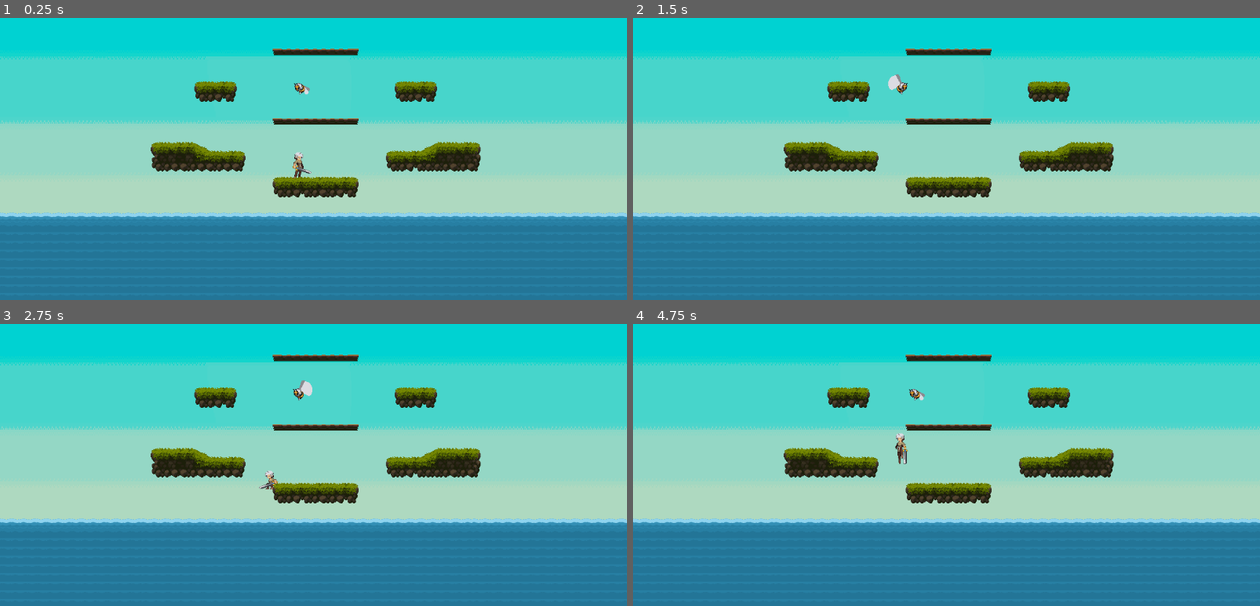
Above: before the commit, frames 1-4 (two rows, left to right).
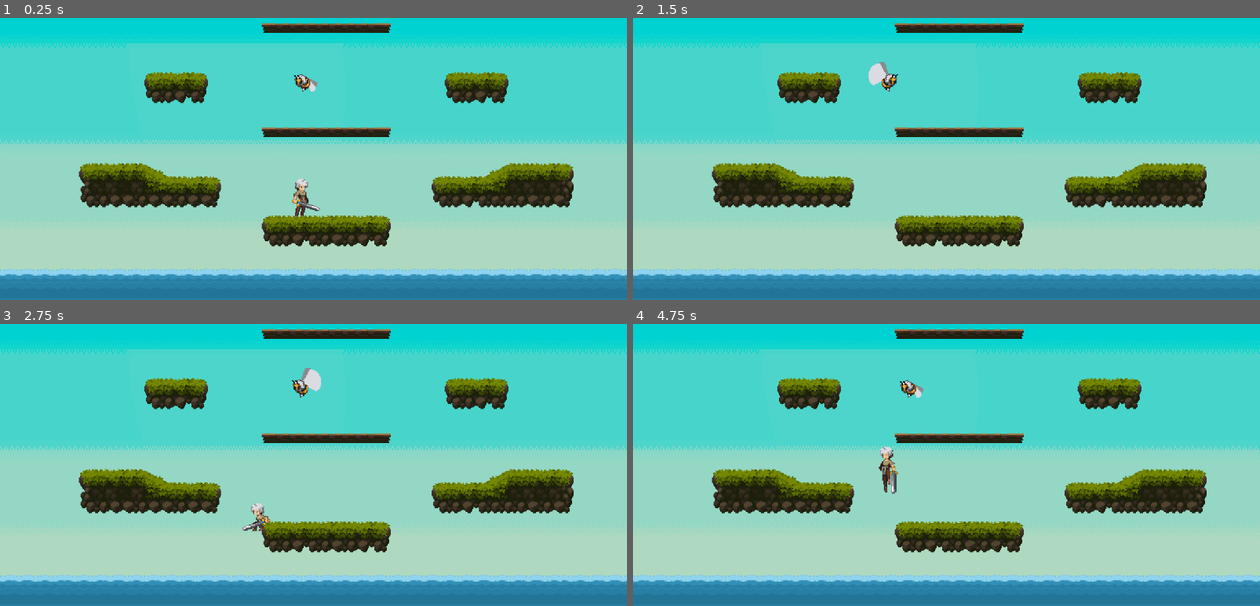
Above: after the commit, the same moments.

Repository: NielsVanheertum-BA/EindprojectProjectManagement
Game: Godot game, scene res://Scenes/game.tscn
The game is run twice, just before and just after one commit, with the same random seed, the same clock (stepped at 60 frames per second) and the same inputs.
Inputs:
- Up to frame 1 (0.25 s): no input
- Up to frame 2 (1.5 s): hold D (right) from 0.53 s (still down); tap Space (jump) at 0.77 s
- Up to frame 3 (2.75 s): tap Space (jump) at 1.52 s; release D (right) at 2.03 s; hold A (left) from 2.03 s (still down)
- Up to frame 4 (4.75 s): release A (left) at 2.78 s; hold D (right) 2.78-4.28 s; tap Space (jump) at 3.02, 3.77, 4.52 s; hold A (left) from 4.28 s (still down)

The runs differ from the first frame. In frame 1, 54% of the frame differs, in the area x 0-100%, y 1-93%; in frame 2, 55%; in frame 3, 55%; in frame 4, 55%.

Commit message:
vooruitging in monster en death animatie

Diff:
--- /dev/null
+++ b/eindproject/GlobalVariables.gd
@@ -0,0 +1,3 @@
+extends Node
+
+var playerHealth = 100
--- /dev/null
+++ b/eindproject/Scenes/OnTouchSmallBee.gd
@@ -0,0 +1,15 @@
+extends Area2D
+
+@onready  var timer = $Timer
+
+
+func _on_body_entered(body: Node2D) -> void:
+	GlobalVariables.playerHealth -= 25
+	print("-10 health")
+	print(GlobalVariables.playerHealth)
+	if GlobalVariables.playerHealth == 0:
+		Engine.time_scale = 0.5
+		timer.start()
+func _on_timer_timeout() -> void:
+	Engine.time_scale = 1
+	get_tree().change_scene_to_file("res://Scenes/game.tscn")
--- a/eindproject/Scenes/SmallBee.tscn
+++ b/eindproject/Scenes/SmallBee.tscn
@@ -2,7 +2,7 @@
 
 [ext_resource type="Script" uid="uid://mvg554ffhqv8" path="res://Scripts/small_bee.gd" id="1_i4jjc"]
 [ext_resource type="Texture2D" uid="uid://dv8yo1dmppf5f" path="res://Legacy-Fantasy - High Forest 2.3/Mob/Small Bee/Fly/Fly-Sheet.png" id="1_kyfcm"]
-[ext_resource type="PackedScene" uid="uid://cc28t4squowbb" path="res://Scenes/killzone.tscn" id="2_a4kq6"]
+[ext_resource type="Script" uid="uid://bk7kiy0ltdv64" path="res://Scenes/OnTouchSmallBee.gd" id="3_i4jjc"]
 
 [sub_resource type="AtlasTexture" id="AtlasTexture_a4kq6"]
 atlas = ExtResource("1_kyfcm")
@@ -40,8 +40,8 @@
 "speed": 10.0
 }]
 
-[sub_resource type="CircleShape2D" id="CircleShape2D_htpuf"]
-radius = 9.0
+[sub_resource type="CircleShape2D" id="CircleShape2D_bxvg7"]
+radius = 7.0
 
 [node name="Small Bee" type="Node2D"]
 script = ExtResource("1_i4jjc")
@@ -53,12 +53,6 @@
 autoplay = "Fly"
 frame_progress = 0.49430043
 
-[node name="Killzone" parent="AnimatedSprite2D" instance=ExtResource("2_a4kq6")]
-
-[node name="CollisionShape2D" type="CollisionShape2D" parent="AnimatedSprite2D/Killzone"]
-position = Vector2(0, -1)
-shape = SubResource("CircleShape2D_htpuf")
-
 [node name="RayCastRight" type="RayCast2D" parent="."]
 position = Vector2(1, -32)
 target_position = Vector2(25, 0)
@@ -66,3 +60,18 @@
 [node name="RayCastLeft" type="RayCast2D" parent="."]
 position = Vector2(1, -32)
 target_position = Vector2(-25, 0)
+
+[node name="Hitbox" type="Area2D" parent="."]
+script = ExtResource("3_i4jjc")
+
+[node name="CollisionShape2D" type="CollisionShape2D" parent="Hitbox"]
+position = Vector2(0, -32)
+shape = SubResource("CircleShape2D_bxvg7")
+
+[node name="Timer" type="Timer" parent="Hitbox"]
+one_shot = true
+
+[connection signal="body_entered" from="Hitbox" to="." method="_on_hitbox_body_entered"]
+[connection signal="body_entered" from="Hitbox" to="Hitbox" method="_on_body_entered"]
+[connection signal="timeout" from="Hitbox/Timer" to="." method="_on_timer_timeout"]
+[connection signal="timeout" from="Hitbox/Timer" to="Hitbox" method="_on_timer_timeout"]
--- a/eindproject/Scenes/game.tscn
+++ b/eindproject/Scenes/game.tscn
@@ -597,14 +597,11 @@
 [node name="Game" type="Node2D"]
 
 [node name="Background" type="Sprite2D" parent="."]
-position = Vector2(56, -124)
+position = Vector2(13, -113)
 scale = Vector2(1.7663158, 2.8125)
 texture = ExtResource("1_3dryh")
 
 [node name="Player" parent="." instance=ExtResource("1_ebmjs")]
-
-[node name="Camera2D" type="Camera2D" parent="."]
-position = Vector2(28, -103)
 
 [node name="TileMap" type="TileMap" parent="."]
 tile_set = SubResource("TileSet_ebmjs")
@@ -621,3 +618,9 @@
 
 [node name="SmallBee" parent="." instance=ExtResource("5_wowpa")]
 position = Vector2(28, -138)
+
+[node name="Camera2D" type="Camera2D" parent="."]
+position = Vector2(16.000002, -118)
+rotation = -3.1415925
+scale = Vector2(1.1300658, -0.32000077)
+zoom = Vector2(1.5, 1.5)
--- a/eindproject/Scenes/player.tscn
+++ b/eindproject/Scenes/player.tscn
@@ -284,9 +284,9 @@
 [node name="AnimatedSprite2D" type="AnimatedSprite2D" parent="."]
 position = Vector2(0, -24)
 sprite_frames = SubResource("SpriteFrames_x3wgy")
-animation = &"idle"
+animation = &"death"
 autoplay = "idle"
-frame_progress = 0.88451695
+frame_progress = 0.045485914
 
 [node name="CollisionShape2D" type="CollisionShape2D" parent="."]
 position = Vector2(0, -23)
--- a/eindproject/Scripts/player.gd
+++ b/eindproject/Scripts/player.gd
@@ -4,9 +4,17 @@
 const SPEED = 200.0
 const JUMP_VELOCITY = -400.0
 
+
 @onready var animated_sprite: AnimatedSprite2D = $AnimatedSprite2D
 
+func _process(delta: float) -> void:
+	if GlobalVariables.playerHealth == 0:
+		GlobalVariables.playerHealth = 100
+		print("You died")
+		animated_sprite.play("death")
+
 func _physics_process(delta: float) -> void:
+
 	# Add the gravity.
 	if not is_on_floor():
 		velocity += get_gravity() * delta
@@ -33,9 +41,6 @@
 	else:
 		animated_sprite.play("jump")
 
-
-
-
 	# Apply movement
 	if direction:
 		velocity.x = direction * SPEED
--- a/eindproject/project.godot
+++ b/eindproject/project.godot
@@ -14,6 +14,10 @@
 run/main_scene="uid://bhxq6dv5suolq"
 config/features=PackedStringArray("4.5", "Forward Plus")
 config/icon="res://icon.svg"
+
+[autoload]
+
+GlobalVariables="*res://GlobalVariables.gd"
 
 [input]
 
Not shown, added: eindproject/GlobalVariables.gd.uid
Not shown, added: eindproject/Scenes/OnTouchSmallBee.gd.uid
